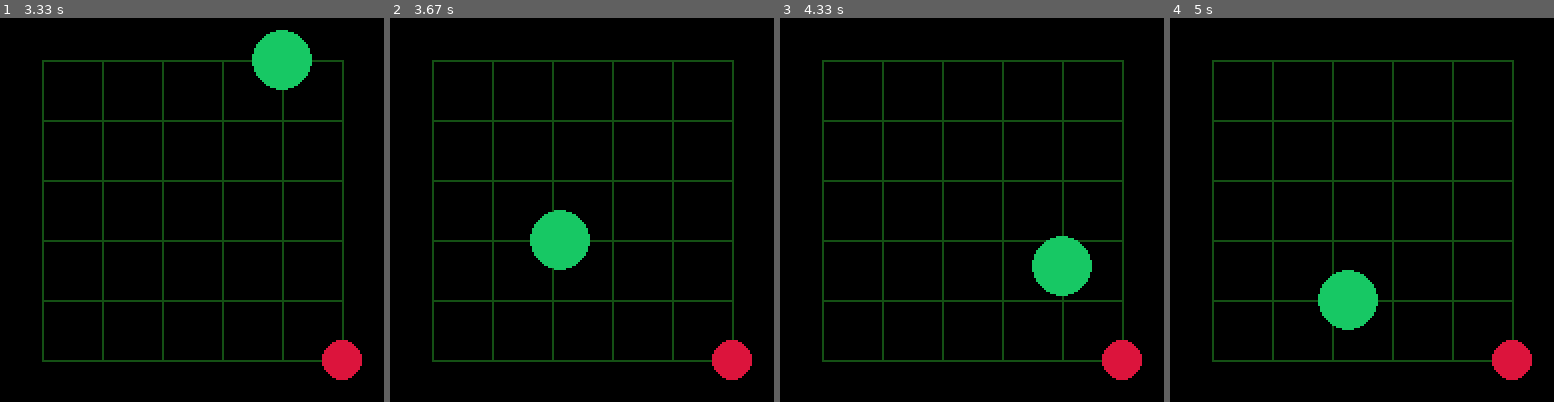
Above: before the commit, frames 1-4 (left to right).
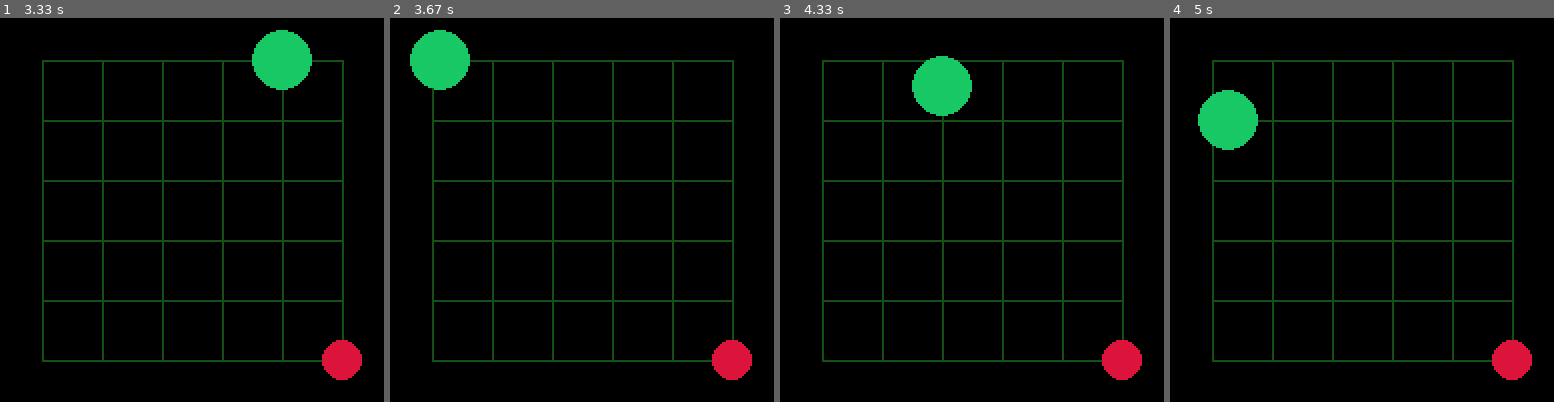
Above: after the commit, the same moments.

Repository: haruomaki/pyrein
Game: pygame game, started from examples/snake.py
The game is run twice, just before and just after one commit, with the same random seed, the same clock (stepped at 60 frames per second) and the same inputs.
Inputs:
- Up to frame 1 (3.33 s): hold Right 0.33-0.8 s; hold Up 0.83-1.13 s; hold Right 1.17-1.63 s; hold Down 2.23-2.53 s; hold Left 2.57-2.97 s; hold Up from 3 s (still down)
- Up to frame 2 (3.67 s): release Up at 3.37 s; hold Right from 3.4 s (still down)
- Up to frame 3 (4.33 s): release Right at 4.03 s; hold Down from 4.07 s (still down)
- Up to frame 4 (5 s): release Down at 4.43 s; hold Left 4.47-4.93 s; hold Right from 4.97 s (still down)

Frame 1 is identical in both runs. In frame 2, 3.7% of the frame differs, in the area x 5-53%, y 3-66%; in frame 3, 3.7%; in frame 4, 3.7%.

Commit message:
ゲームオーバー処理

Diff:
--- a/examples/snake.py
+++ b/examples/snake.py
@@ -39,7 +39,7 @@
     return State(1, [Vec2(0, 0)], Vec2(5, 5))
 
 
-def simulate(state: State, action: Action) -> State:
+def simulate(state: State, action: Action) -> State | None:
     BACK = [(0, 1), (1, 0), (2, 3), (3, 2)]
     if action is not None and not (state.direction, action) in BACK:
         state.direction = action
@@ -51,11 +51,10 @@
         or GRID_WIDTH <= new_head.x
         or new_head.y < 0
         or GRID_HEIGHT <= new_head.y
-        or new_head in state.body
+        or new_head in state.body[:-1]
     ):
-        print("ゲームオーバー！")
-        state.body = [Vec2(GRID_WIDTH // 3, GRID_HEIGHT // 2)]
-        return state
+        print("ゲームオーバー！", len(state.body))
+        return None
 
     if state.body[0] == state.apple:
         # しっぽはそのままに頭が長くなる
@@ -69,6 +68,9 @@
         for b in state.body:
             cand.remove((b.x, b.y))
 
+        if len(cand) == 0:
+            print("ゲームクリア！", len(state.body))
+            return None
         apple = choice(list(cand))
         # print(apple)
         state.apple = Vec2(apple)
--- a/pyproject.toml
+++ b/pyproject.toml
@@ -8,4 +8,5 @@
 description = "PyRein is a framework for building games as discrete environments with real-time rendering and interchangeable inputs."
 dependencies = [
     "pygame>=2.5",
+    "gymnasium",
 ]
--- a/src/pyrein/__init__.py
+++ b/src/pyrein/__init__.py
@@ -8,7 +8,7 @@
 
 
 def run[S, M](
-    simulate: Callable[[S, M], S],
+    simulate: Callable[[S, M], S | None],
     decide: Callable[[], Generator[None, None, M]],
     render: Callable[[S, S], Generator[None, None, NoReturn]],
     initialize: Callable[[], S],
@@ -80,8 +80,13 @@
 
             # 時間が来たらゲーム世界を進める
             next_state = simulate(copy.copy(curr), msg)
-            prev = curr
-            curr = next_state
+            if next_state is None:
+                prev = curr
+                curr = initialize()
+            else:
+                prev = curr
+                curr = next_state
+
     finally:
         # Pygameの終了
         pygame.quit()
Empty file added: examples/env.py
